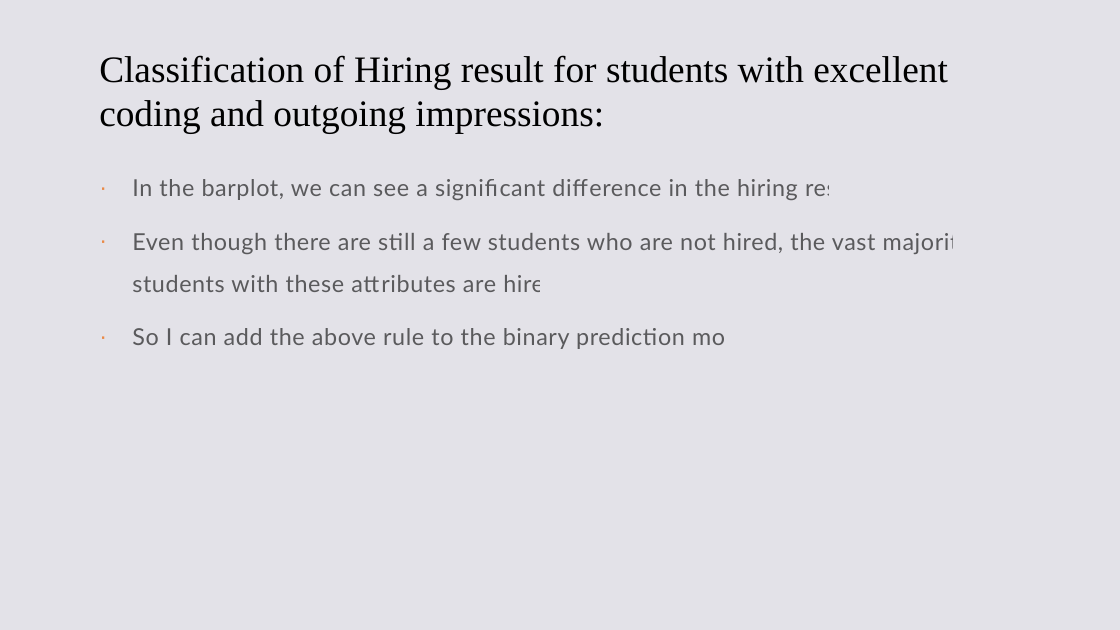
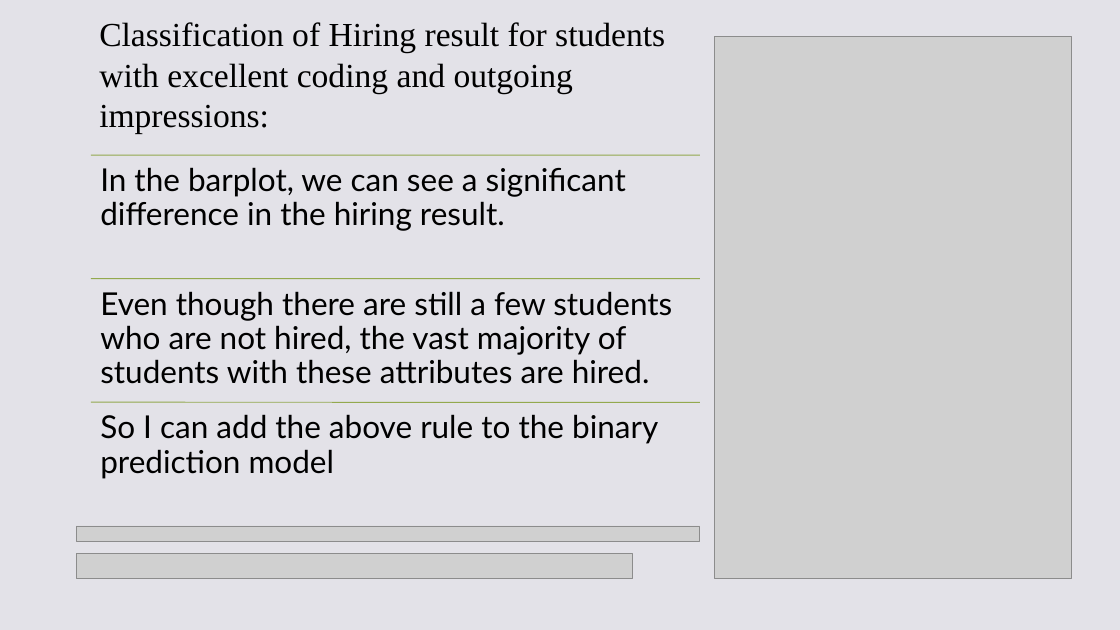
Before and after one commit to XYM-2001/Rutgers-CS142Data101, a slide deck: slide 4 of PredictionChallenge.pptx. Drawn at 1120x630 pixels with LibreOffice and Linux fonts; fonts in the diff are those of the drawing; grey boxes stand for pictures. Boxes give left, top, right and bottom in pixels: in the first picture for what was removed or moved away, otherwise in the second. Text is boxed around its words. In the diff, an @@ line names an element or a change of style, - is before the commit and + after.

Commit message:
updated slides

```diff
--- a/PredictionChallenge.pptx
+++ b/PredictionChallenge.pptx
@@ title "Classification of Hiring result for ..." at (99, 22, 665, 134): size 32 to 28.8 pt @@
@@ picture added at (715, 36, 1072, 579) @@
@@ text removed at (132, 179, 971, 349) @@
-· In the barplot, we can see a significant difference in the hiring result.
-· Even though there are still a few students who are not hired, the vast majority of students with these attributes are hired.
-· So I can add the above rule to the binary prediction model
@@ group added at (91, 155, 700, 479): 3 lines, 3 texts @@
+In the barplot, we can see a significant difference in the hiring result.
+Even though there are still a few students who are not hired, the vast majority of students with these attributes are hired.
+So I can add the above rule to the binary prediction model
@@ picture added at (76, 526, 701, 541) @@
@@ picture added at (76, 554, 634, 579) @@
```
Also in this commit, not shown: 13 slides added, 3 other files.
